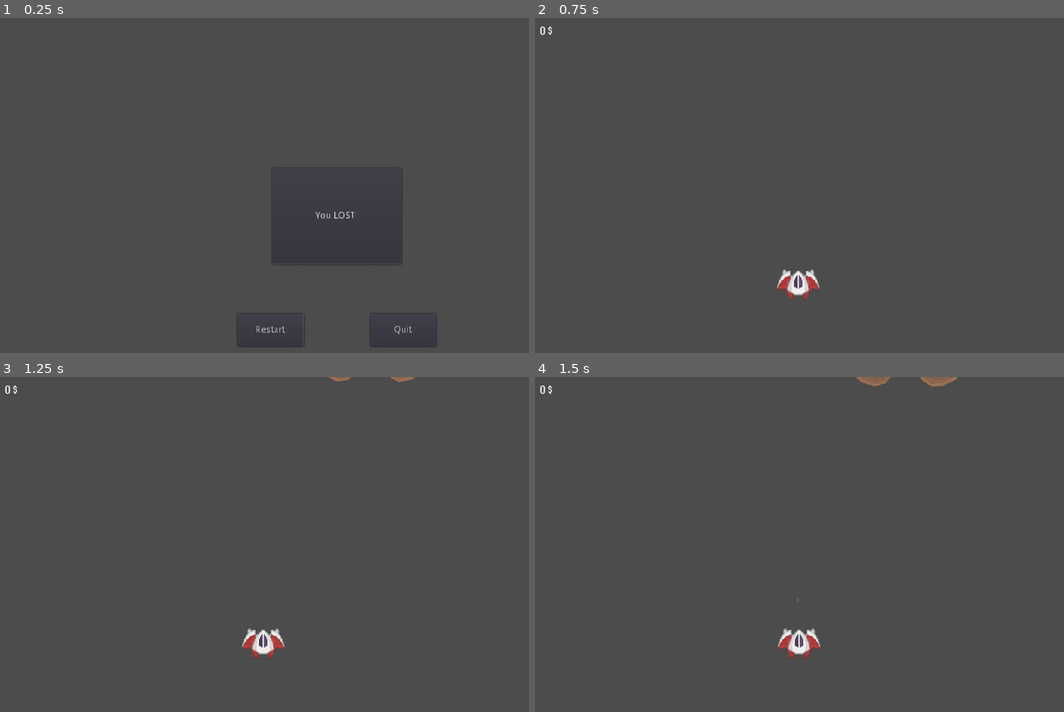
Above: before the commit, frames 1-4 (two rows, left to right).
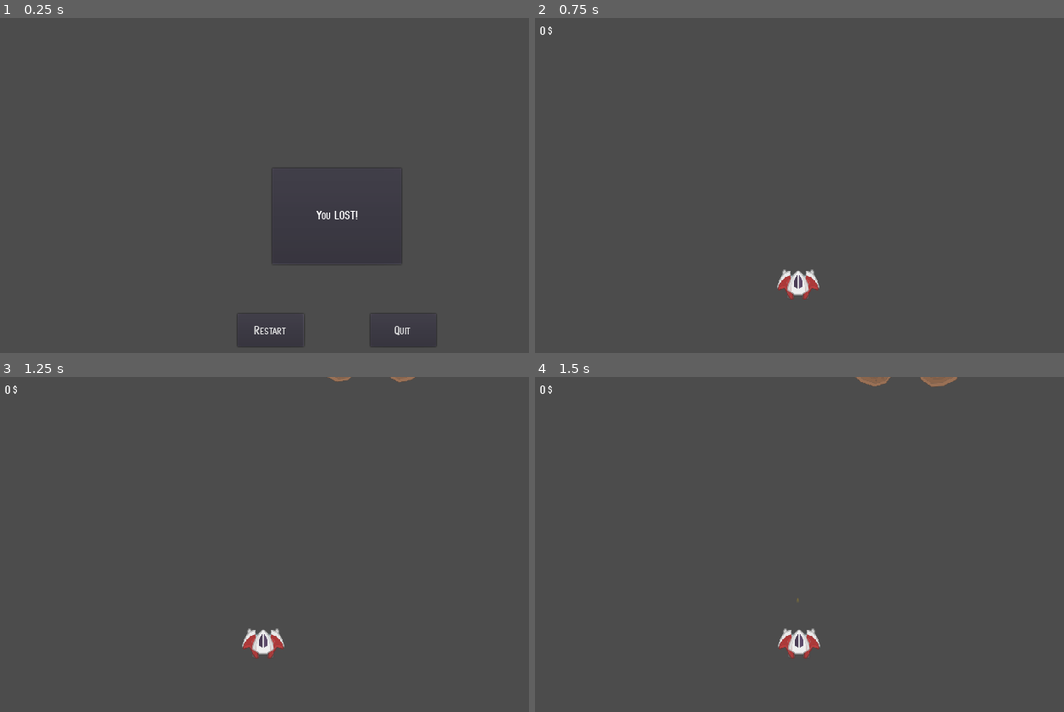
Above: after the commit, the same moments.

Repository: Kessinen/HCSSpace-Origins
Game: Godot game, scene res://GUI/stageLost.tscn
The game is run twice, just before and just after one commit, with the same random seed, the same clock (stepped at 60 frames per second) and the same inputs. This scene is started directly instead of the project's main scene.
Inputs:
- Up to frame 1 (0.25 s): no input
- Up to frame 2 (0.75 s): click "Restart" at 0.5 s
- Up to frame 3 (1.25 s): no input
- Up to frame 4 (1.5 s): tap Enter at 1.25 s; hold D (move_right) from 1.28 s (still down); hold Space (shoot) from 1.28 s (still down)

The runs differ from the first frame. In frame 1, 0.3% of the frame differs, in the area x 48-78%, y 57-95%; in frame 2, nothing differs; in frame 3, nothing differs; in frame 4, nothing differs.

Commit message:
ADD Stage lost theming

Diff:
--- a/src/GUI/stageLost.tscn
+++ b/src/GUI/stageLost.tscn
@@ -1,6 +1,7 @@
-[gd_scene load_steps=2 format=2]
+[gd_scene load_steps=3 format=2]
 
 [ext_resource path="res://GUI/stageLost.gd" type="Script" id=1]
+[ext_resource path="res://Assets/Fonts/BasicFont.tres" type="DynamicFont" id=2]
 
 [node name="stageLost" type="Control"]
 anchor_right = 1.0
@@ -32,9 +33,10 @@
 
 [node name="Label" type="Label" parent="CenterContainer/MarginContainer/PanelContainer"]
 margin_left = 7.0
-margin_top = 68.0
+margin_top = 64.0
 margin_right = 193.0
-margin_bottom = 82.0
+margin_bottom = 85.0
+custom_fonts/font = ExtResource( 2 )
 text = "You LOST!"
 align = 1
 valign = 1
@@ -58,6 +60,7 @@
 rect_min_size = Vector2( 100, 50 )
 size_flags_horizontal = 14
 size_flags_vertical = 4
+custom_fonts/font = ExtResource( 2 )
 text = "Restart"
 
 [node name="btnQuit" type="Button" parent="HBoxContainer"]
@@ -68,6 +71,7 @@
 rect_min_size = Vector2( 100, 50 )
 size_flags_horizontal = 2
 size_flags_vertical = 4
+custom_fonts/font = ExtResource( 2 )
 text = "Quit"
 
 [connection signal="pressed" from="HBoxContainer/btnRestart" to="." method="_on_btnRestart_pressed"]
